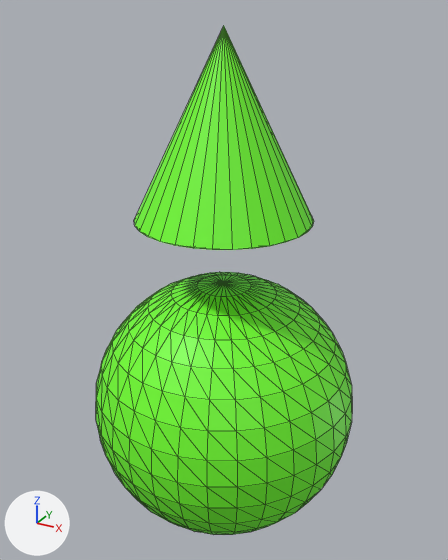
The glTF model assets/cannon.glb: old version first, new version second.
Before and after are seen from a camera (50 mm lens) standing at (0.229, -0.417, 0.326) and looking at (-0.003, 0.006, 0.115). Arrows for +X, +Y and +Z are at lower left; the lights stay in place. Mesh edges are drawn as thin lines. Where no turn or scale is listed for an object, it has been applied to the vertices. Vertices at the same position are counted once.
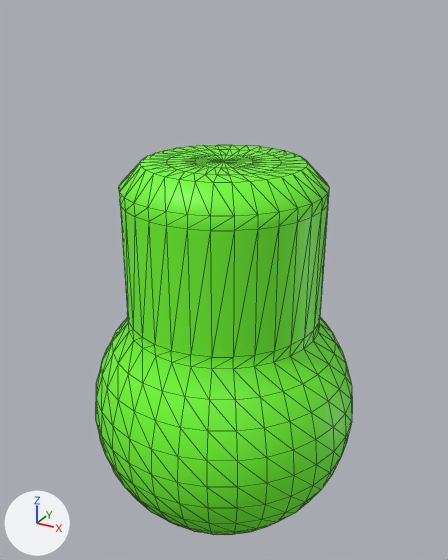
Changed parts and their boxes [x1, y1, x2, y2] in the pictures (448 x 560 px):
```json
{"object": "Sphere", "change": "reshaped", "before": [96, 26, 352, 535], "after": [96, 145, 352, 535], "on screen": "23% shorter"}
{"part": 1, "of": "me_sphere", "change": "built on", "before": [134, 26, 314, 316], "after": [119, 145, 329, 231]}
```

The change, as JSON lines over the scene's bpy script:
```json
{"block": "me_sphere", "where": "# used by ob_sphere; location = (0.0, 0.0, 0.0)"}
{"op": "remove", "block": "me_sphere", "code": "me_sphere.from_pydata(...)  # 515 vertices, 1022 faces; spans x -0.115..0.115, y -0.115..0.115, z -0.115..0.314"}
{"op": "add", "block": "me_sphere", "code": "me_sphere.from_pydata(...)  # 578 vertices, 1152 faces; spans x -0.115..0.115, y -0.115..0.115, z -0.115..0.217"}
{"block": "me_sphere", "change": "me_sphere part 1"}
{"block": "me_sphere", "change": "66 vertices are removed from x -0.071..0.071, y -0.071..0.071, z 0.113..0.314"}
{"block": "me_sphere", "change": "158 faces are deleted"}
{"block": "me_sphere", "change": "64 vertices move from x -0.064..0.064, y -0.064..0.064, z 0.096..0.106 to x -0.081..0.081, y -0.081..0.081, z 0.091..0.189"}
{"block": "me_sphere", "change": "76 vertices are added at x -0.064..0.064, y -0.064..0.064, z 0.217"}
{"block": "me_sphere", "change": "32 new vertices lie (0.0, 0.0, 0.01) away from vertices in x -0.044..0.044, y -0.044..0.044, z 0.106"}
{"block": "me_sphere", "change": "5 new vertices lie (0.022, 0.0, 0.0) away from vertices in x -0.059..0.037, y -0.024..0.024, z 0.217"}
{"block": "me_sphere", "change": "5 new vertices lie (0.019, -0.012, 0.0) away from vertices in x -0.036..0.017, y -0.041..0.053, z 0.217"}
{"block": "me_sphere", "change": "6 new vertices lie (0.0, 0.022, 0.0) away from vertices in x -0.024..0.024, y -0.059..0.037, z 0.217"}
{"block": "me_sphere", "change": "5 new vertices lie (0.012, 0.019, 0.0) away from vertices in x -0.053..0.041, y -0.036..0.017, z 0.217"}
{"block": "me_sphere", "change": "288 new faces join them"}
```
